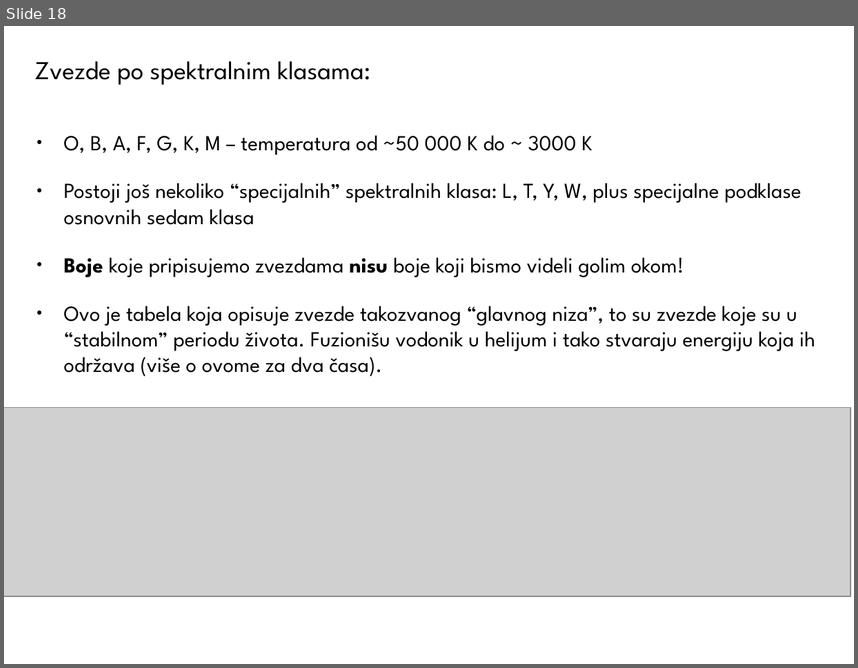
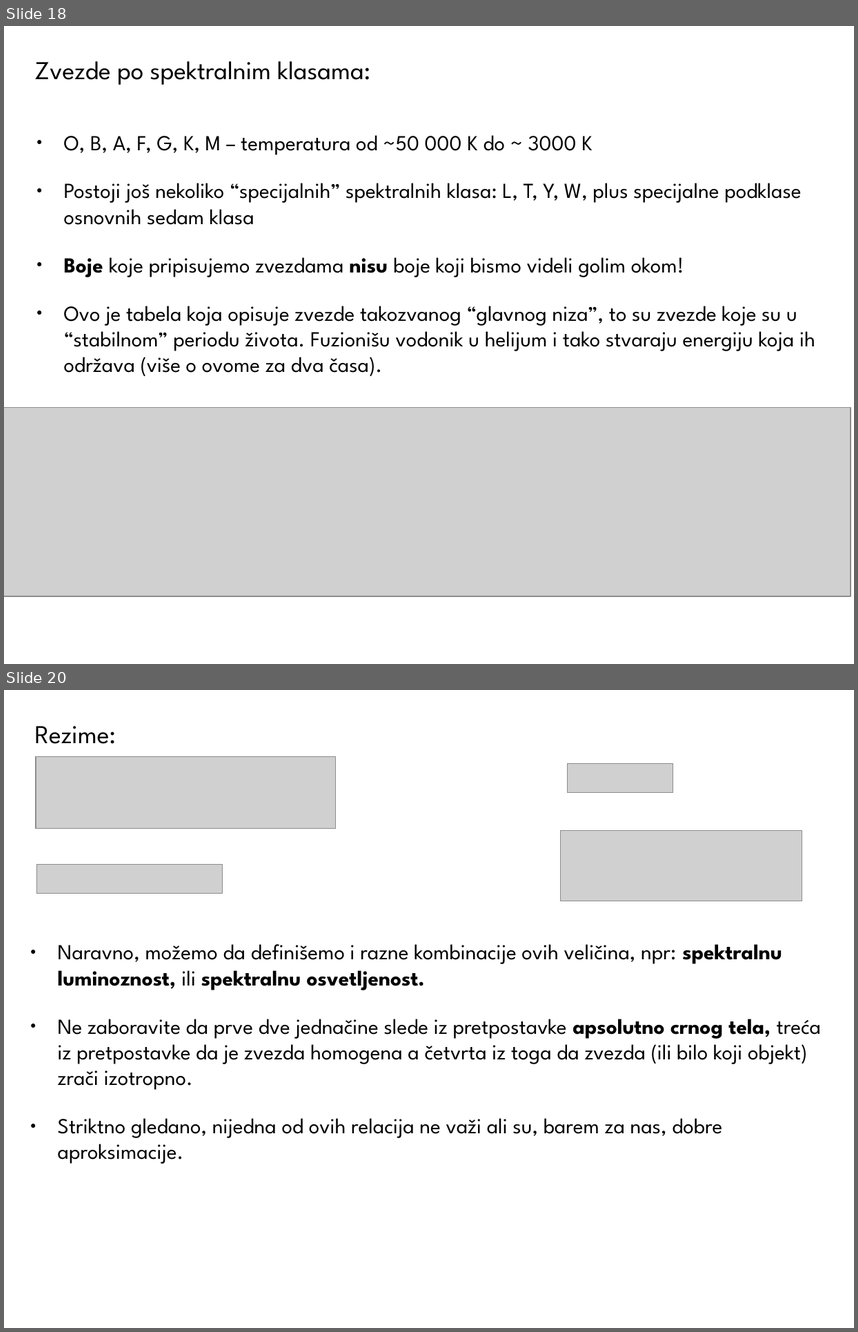
Before and after one commit to ivanzmilic/OPA22, a slide deck: Predavanje_07_Zracenje_Zvezda.odp. Shown one above the other, each under a label of ours: slide 18 before the commit, slides 18 and 20 after it; the slides between them are not shown. The pictures are 858x668 and 858x1332 pixels, drawn with LibreOffice and Linux fonts; fonts in the diff are those of the drawing; grey boxes stand for pictures. Boxes give left, top, right and bottom in pixels: in the first picture for what was removed or moved away, otherwise in the second. Text is boxed around its words. In the diff, an @@ line names an element or a change of style, - is before the commit and + after.

```diff
--- a/Predavanje_07_Zracenje_Zvezda.odp
+++ b/Predavanje_07_Zracenje_Zvezda.odp
@@ slide 20 added at <box>4,690,854,1328</box>, background #FFFFFF @@
@@ title added at <box>35,726,116,744</box>, 24 pt, text #000000 @@
+Rezime:
@@ picture added at <box>36,757,336,829</box> @@
@@ picture added at <box>567,763,673,792</box> @@
@@ picture added at <box>561,830,803,901</box> @@
@@ picture added at <box>37,865,223,893</box> @@
@@ text added at <box>58,944,821,1163</box>, 20 pt, text #000000 @@
+● Naravno, možemo da definišemo i razne kombinacije ovih veličina, npr: spektralnu luminoznost, ili spektralnu osvetljenost.
+● Ne zaboravite da prve dve jednačine slede iz pretpostavke apsolutno crnog tela, treća iz pretpostavke da je zvezda homogena a četvrta iz toga da zvezda (ili bilo koji objekt) zrači izotropno.
+● Striktno gledano, nijedna od ovih relacija ne važi ali su, barem za nas, dobre aproksimacije.
```
Also in this commit, not shown: 1 slide changed, 10 other slides added.
